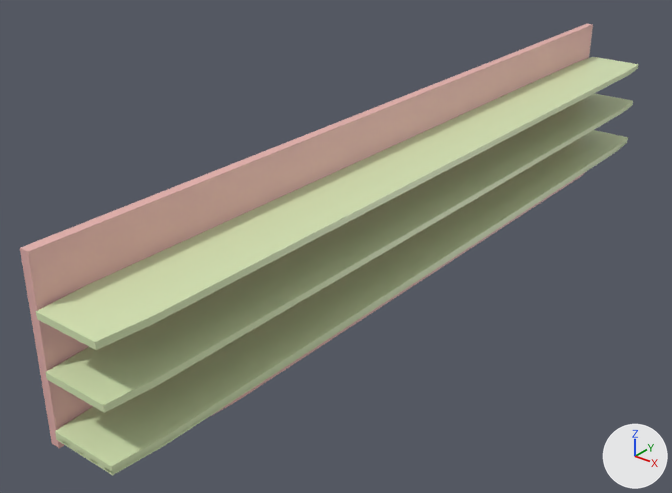
Two versions of the FBX model rack_custom.fbx, one commit apart.
Rendered twice from a 50 mm lens placed at (13.4, -21.1, 12.0), pointed at (-1.7, -2.2, 0.3). Arrows for +X, +Y and +Z are at lower right; the lights stay in place.

Before the edit, the objects in view are built like this:
```python
ob_rack_back = bpy.data.objects.new('rack_back', me_cube_006)
ob_rack_back.parent = ob_rack_shelves
ob_rack_back.location = (-1.133, 0.0, -38.86)
ob_rack_back.rotation_euler = (0.0, 0.0, -3.142)  # degrees (0, 0, -180)
ob_rack_back.scale = (-0.13, -0.992, -46.5)
ob_rack_bottom = bpy.data.objects.new('rack_bottom', me_cube_011)
ob_rack_bottom.parent = ob_rack_back
ob_rack_bottom.location = (7.616, 0.0, -0.935)
ob_rack_bottom.scale = (6.52, 0.794, 0.0827)
ob_rack_shelves = bpy.data.objects.new('rack shelves', me_cube_007)
ob_rack_shelves.location = (0.0, 0.0, 0.0)
ob_rack_shelves.rotation_euler = (0.0, 0.0, -3.142)  # degrees (0, 0, -180)
ob_rack_shelves.scale = (-1.0, -12.5, -0.0495)
ob_rack_shelves_001 = bpy.data.objects.new('rack shelves.001', me_cube_008)
ob_rack_shelves_001.parent = ob_rack_shelves
ob_rack_shelves_001.location = (0.0, 0.0, -1.738)
ob_rack_shelves_001.scale = (1.0, 1.0, 1.94)
ob_rack_shelves_002 = bpy.data.objects.new('rack shelves.002', me_cube_009)
ob_rack_shelves_002.parent = ob_rack_shelves
ob_rack_shelves_002.location = (0.0, 0.0, -30.96)
ob_rack_shelves_002.scale = (1.0, 1.0, 1.94)
ob_rack_shelves_003 = bpy.data.objects.new('rack shelves.003', me_cube_010)
ob_rack_shelves_003.parent = ob_rack_shelves_002
ob_rack_shelves_003.location = (0.0, 0.0, -14.49)
```
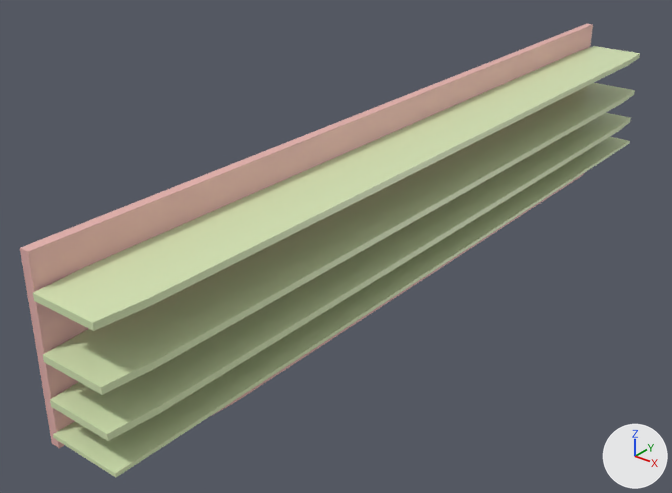
Boxes [x1, y1, x2, y2] around the edits, measured in the pictures (672 x 493 px):
'rack shelves.003', recoloured, reshaped, moved
    before: [36, 57, 638, 350]
    after: [33, 46, 640, 331]
'rack shelves.002', moved
    before: [46, 93, 633, 413]
    after: [43, 83, 635, 395]
'rack shelves.001', moved
    before: [55, 130, 628, 473]
    after: [50, 113, 631, 441]
'rack shelves', reshaped
    before: [56, 141, 627, 475]
    after: [53, 137, 630, 477]

The edits, one by one:
Mesh me_cube_001 is new.
It is a box spanning x -1.0..1.0, y -1.0..1.0, z -1.0..1.0.
It uses material mat_rack_shelves (green #d7e7b6).
Object 'rack shelves' (ob_rack_shelves) now shows me_cube_001 instead of me_cube_007.
Object 'rack shelves.001' (ob_rack_shelves_001) moves from (0.0, 0.0, -1.738) to (0.0, 0.0, -17.56).
Object 'rack shelves.002' (ob_rack_shelves_002) moves from (0.0, 0.0, -30.96) to (0.0, 0.0, -39.2).
Object 'rack shelves.003' (ob_rack_shelves_003) now shows me_cube_009 instead of me_cube_010.
